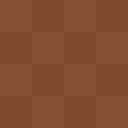
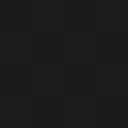
Before/after of a 128x128 layered artwork. What changed in the layer stack:
renamed "Layer" to "Panel.psd", opacity 25% → 100%, painted on it over [0,0,128,128]
removed layer "Background" over [0,0,128,128]
